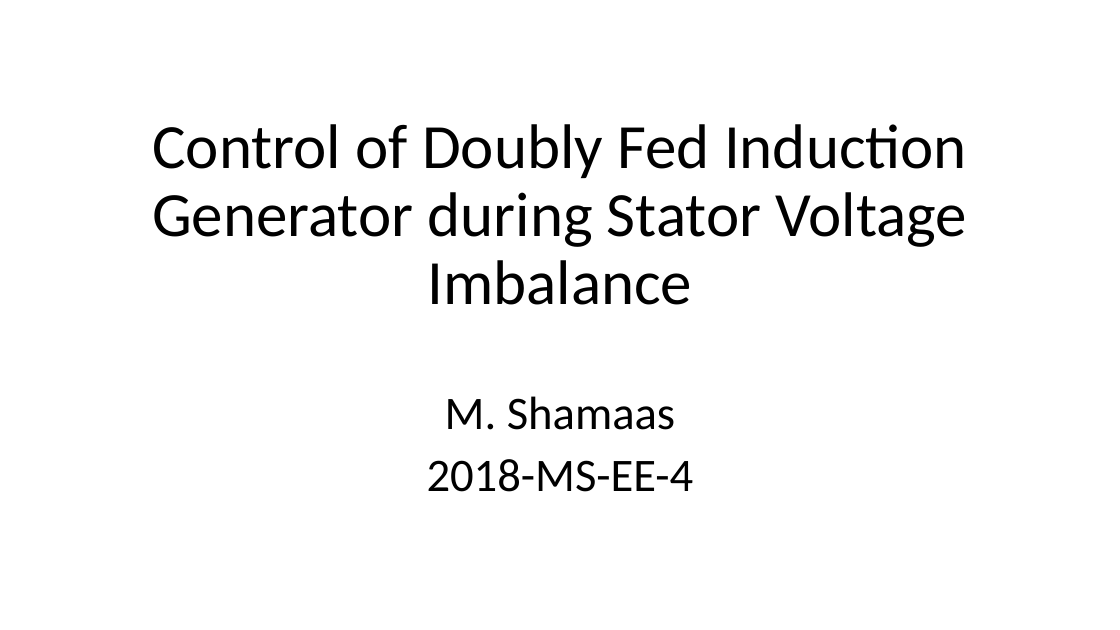
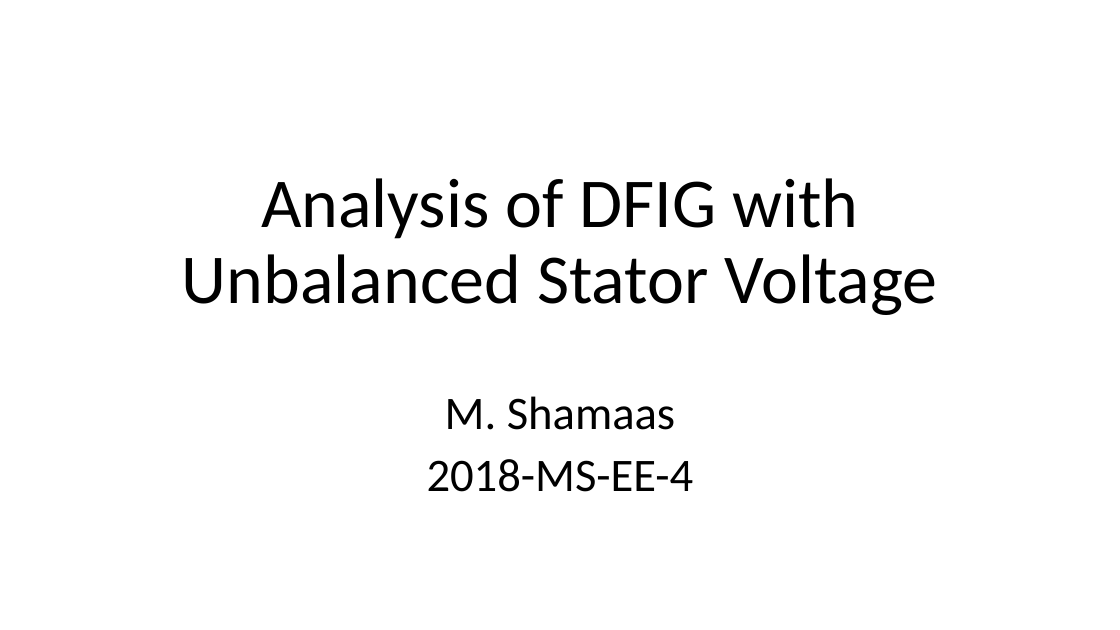
Before and after one commit to MuhammadShamaas1997/Electrical-Engineering, a slide deck: slide 1 of MS/Electric Drives Control/WECSAssignment7/Negative Sequence Compensation/DFIG.pptx. Drawn at 1120x630 pixels with LibreOffice and Linux fonts; fonts in the diff are those of the drawing. Boxes give left, top, right and bottom in pixels: in the first picture for what was removed or moved away, otherwise in the second. Text is boxed around its words. In the diff, an @@ line names an element or a change of style, - is before the commit and + after.

```diff
--- a/MS/Electric Drives Control/WECSAssignment7/Negative Sequence Compensation/DFIG.pptx
+++ b/MS/Electric Drives Control/WECSAssignment7/Negative Sequence Compensation/DFIG.pptx
@@ title at (182,178,938,315): text changed; size 54 to 60 pt @@
-Control of Doubly Fed Induction Generator during Stator Voltage Imbalance
+Analysis of DFIG with Unbalanced Stator Voltage
```
Also in this commit, not shown: 1 other slide changed, 20 other files.
